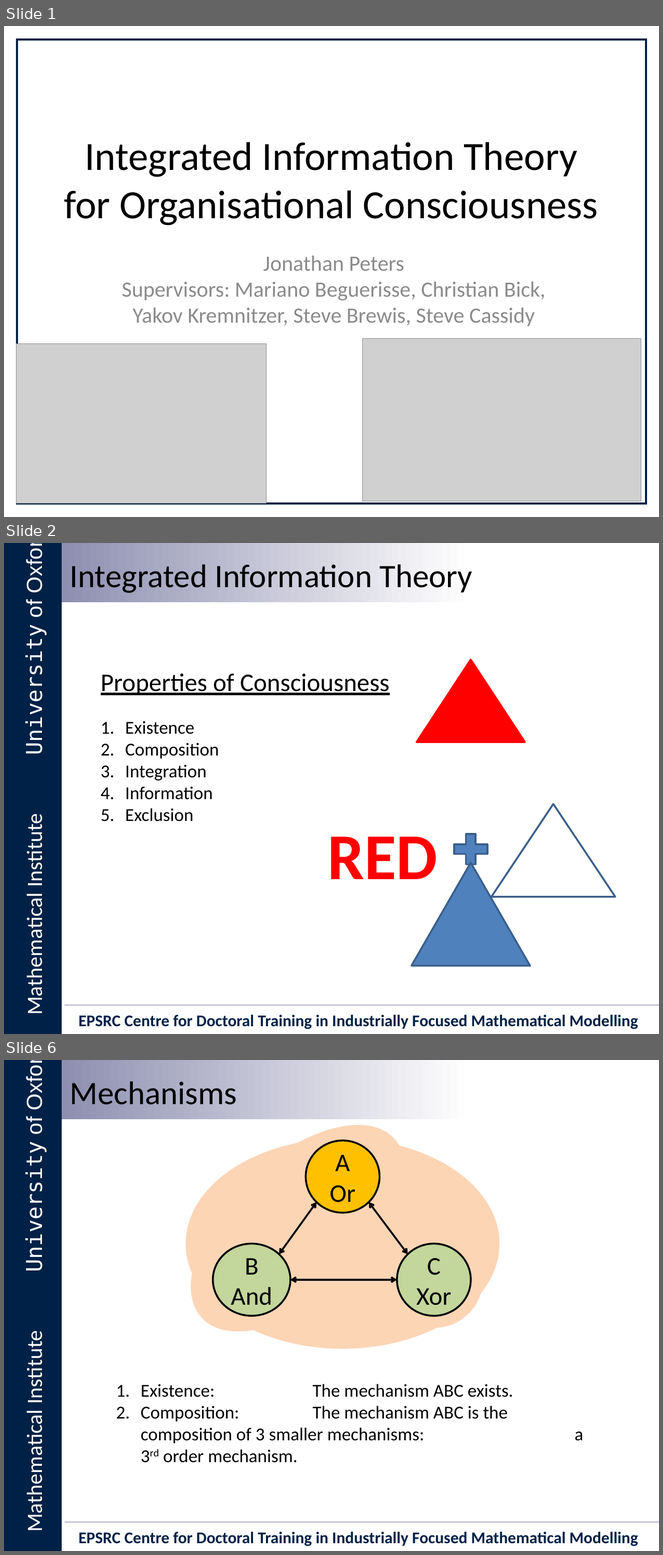
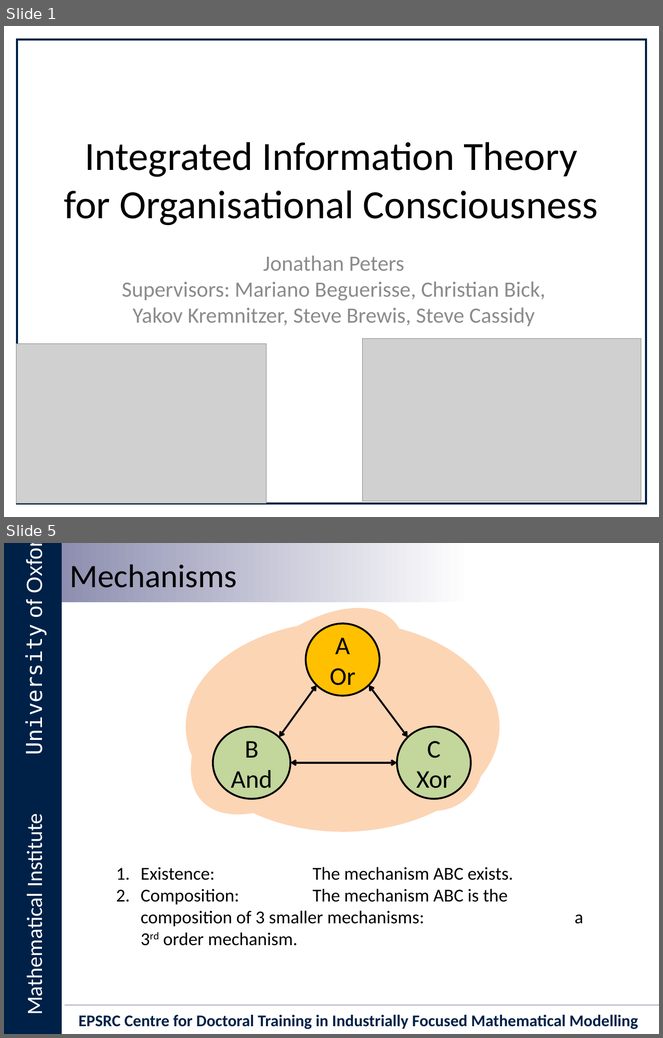
Before and after one commit to Ectheleon/IIT-Mini-Project, a slide deck: Writeup/Presentation/Integrated Information Theory for Organisational Consciousness.pptx. Shown one above the other, each under a label of ours: slides 1, 2 and 6 before the commit, slides 1 and 5 after it; the slides between them are not shown. The pictures are 663x1555 and 663x1038 pixels, drawn with LibreOffice and Linux fonts; fonts in the diff are those of the drawing; grey boxes stand for pictures; background and template pictures are left out. Boxes give left, top, right and bottom in pixels: in the first picture for what was removed or moved away, otherwise in the second. Text is boxed around its words. In the diff, an @@ line names an element or a change of style, - is before the commit and + after.

```diff
--- a/Writeup/Presentation/Integrated Information Theory for Organisational Consciousness.pptx
+++ b/Writeup/Presentation/Integrated Information Theory for Organisational Consciousness.pptx
@@ slide 2 removed at (x1=4, y1=543, x2=659, y2=1034), background #FFFFFF; not listed: 6 template elements that a slide beside it also shows @@
@@ text removed at (x1=70, y1=564, x2=473, y2=593) @@
-Integrated Information Theory
@@ triangle removed at (x1=417, y1=659, x2=525, y2=742) @@
@@ text removed at (x1=101, y1=674, x2=390, y2=822) @@
-Properties of Consciousness
-1. Existence
-2. Composition
-3. Integration
-4. Information
-5. Exclusion
@@ triangle removed at (x1=491, y1=805, x2=616, y2=898) @@
@@ text removed at (x1=328, y1=837, x2=438, y2=879) @@
-RED
@@ plus sign removed at (x1=448, y1=828, x2=493, y2=870) @@
@@ triangle removed at (x1=412, y1=863, x2=530, y2=966) @@
@@ what was slide 6 is now slide 5 @@
```
Also in this commit, not shown: 8 slides changed, 11 slides added, 12 other slides removed.
